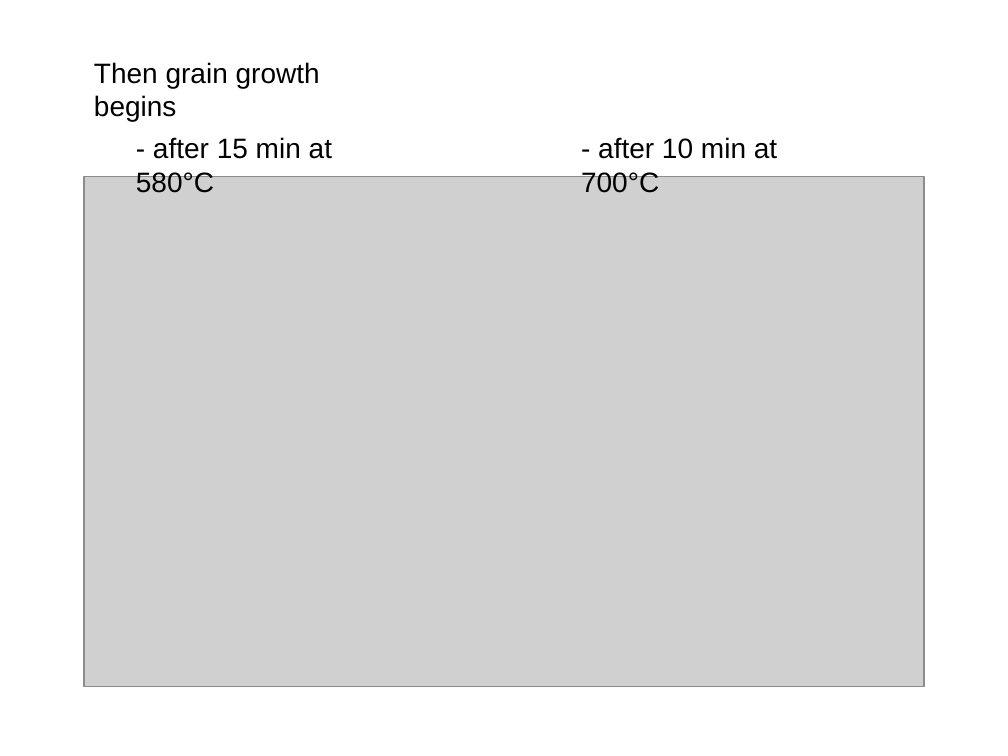
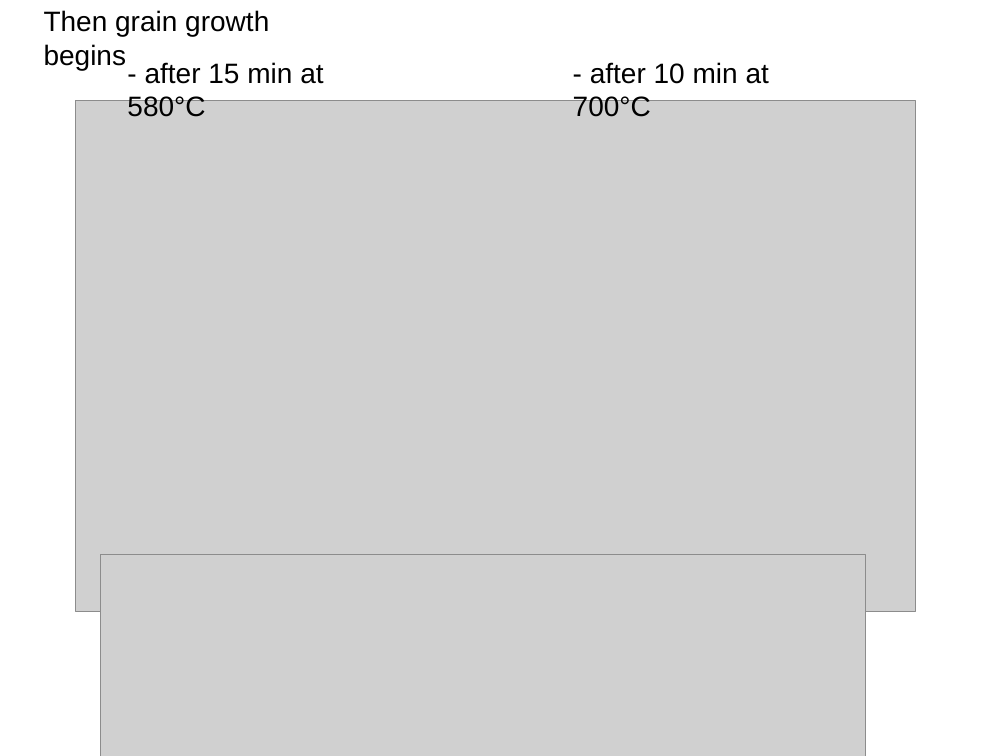
Before and after one commit to sgcorcoran/brightspace, a slide deck: slide 31 of live_site/assets/handouts/07.02_strengthening.pptx (slide 28 before the commit). Drawn at 1008x756 pixels with LibreOffice and Linux fonts; fonts in the diff are those of the drawing; grey boxes stand for pictures. Boxes give left, top, right and bottom in pixels: in the first picture for what was removed or moved away, otherwise in the second. Text is boxed around its words. In the diff, an @@ line names an element or a change of style, - is before the commit and + after.

```diff
--- a/live_site/assets/handouts/07.02_strengthening.pptx
+++ b/live_site/assets/handouts/07.02_strengthening.pptx
@@ text "Then grain growth begins": place and size @@
-text "Then grain growth begins" at (94,62,320,122)
+text "Then grain growth begins" at (44,10,269,70)
@@ 2 texts, 1 picture: place and size @@
-2 texts, 1 picture at (84,137,923,686)
+2 texts, 1 picture at (76,62,915,611)
@@ picture added at (101,554,865,756) @@
```
Also in this commit, not shown: 12 other slides changed, 3 slides added, 2 slides removed, 37 other files.
